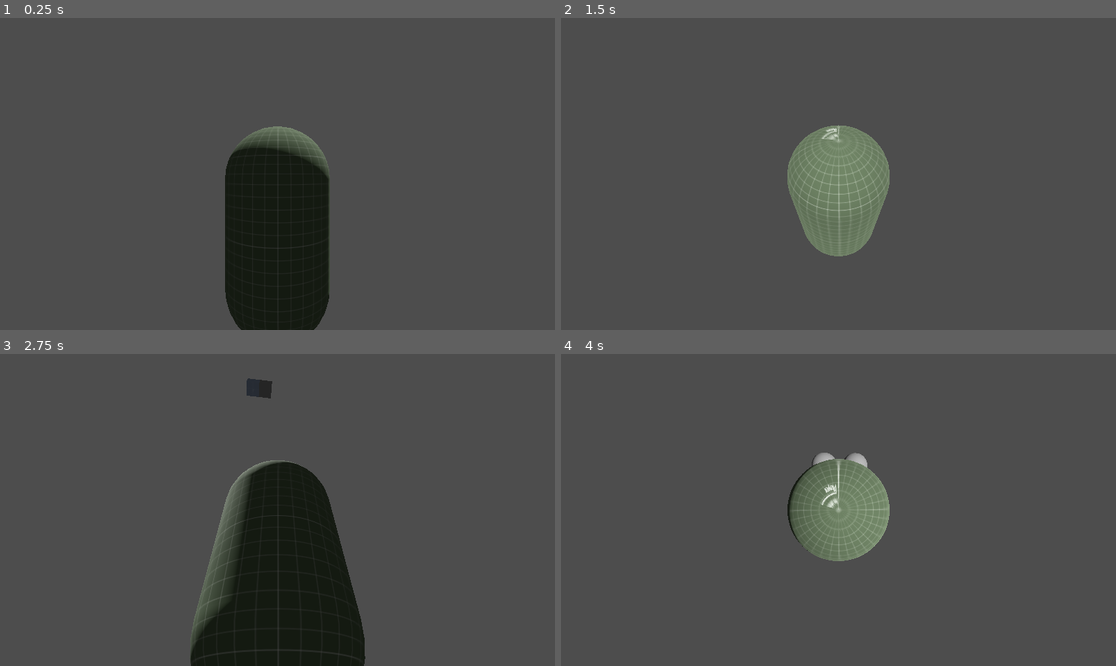
Above: before the commit, frames 1-4 (two rows, left to right).
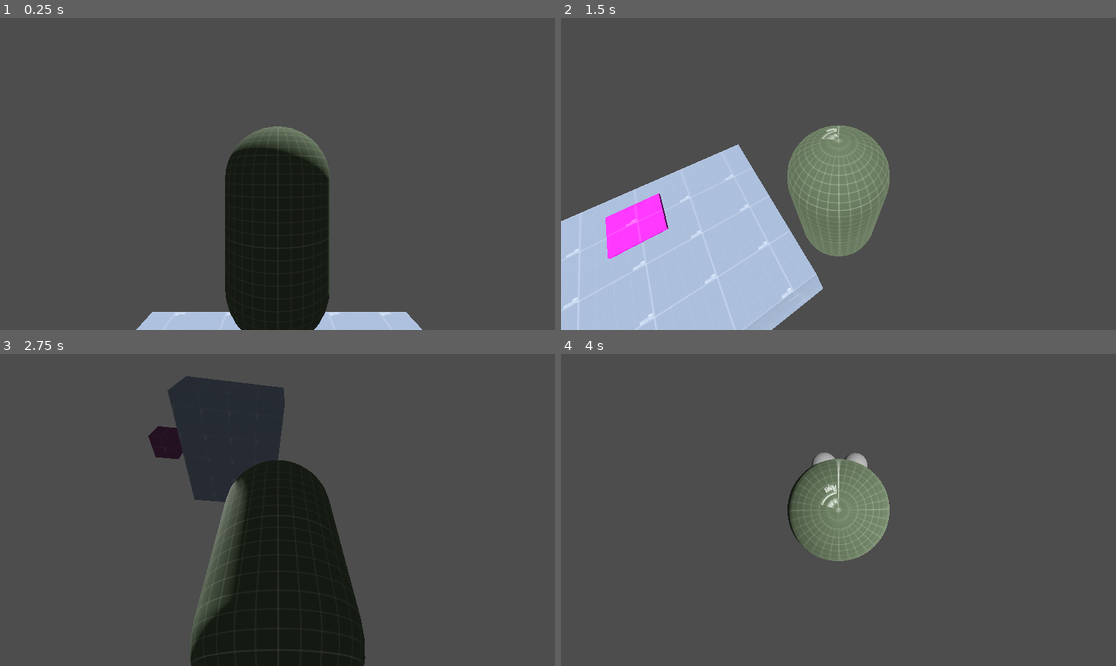
Above: after the commit, the same moments.

Repository: FoxSpellCaster/Lucifuga
Game: Godot game, scene res://scenes/lobby.tscn
The game is run twice, just before and just after one commit, with the same random seed, the same clock (stepped at 60 frames per second) and the same inputs. Before the commit the project starts from res://lobby.tscn.
Inputs (mouse positions are in pixels of both pictures, inside the frame that each line leads up to):
- Up to frame 1 (0.25 s): no input
- Up to frame 2 (1.5 s): tap Enter (ui_accept) at 0.5, 0.77 s; move the mouse to (960, 158) at 0.52 s; hold D (right) 0.53-1.25 s; click (960, 158) at 0.67 s; drag from (727, 189) to (810, 236) at 1.27 s
- Up to frame 3 (2.75 s): move the mouse to (333, 441) at 2.02 s; hold D (right) from 2.03 s (still down)
- Up to frame 4 (4 s): release D (right) at 2.75 s; drag from (810, 572) to (672, 463) at 2.77 s; move the mouse to (1005, 556) at 3.52 s; hold A (left) from 3.53 s (still down); tap Enter (ui_accept) at 3.77 s

The runs differ from the first frame. In frame 1, 1.9% of the frame differs, in the area x 24-77%, y 94-100%; in frame 2, 20%, in the area x 0-48%, y 40-100%; in frame 3, 6.6%; in frame 4, less than 0.1%.

Commit message:
Various Cleaning

Diff:
--- a/lobby.tscn
+++ /dev/null
@@ -1,32 +0,0 @@
-[gd_scene load_steps=4 format=3 uid="uid://cdcnpm8utss6e"]
-
-[ext_resource type="Material" uid="uid://cw14kv0bgoxue" path="res://floor_standard_material_3d.tres" id="1_vn3mg"]
-[ext_resource type="PackedScene" uid="uid://i8uq2ym555l8" path="res://player.tscn" id="3_l5v8t"]
-
-[sub_resource type="Environment" id="Environment_53h1e"]
-sdfgi_enabled = true
-volumetric_fog_enabled = true
-volumetric_fog_emission = Color(0.424762, 0.606788, 1, 1)
-
-[node name="World_Lobby" type="Node3D"]
-
-[node name="DirectionalLight3D" type="DirectionalLight3D" parent="."]
-transform = Transform3D(-0.866023, -0.433016, 0.250001, 0, 0.499998, 0.866027, -0.500003, 0.749999, -0.43301, 0, 29.7746, -14.8424)
-shadow_enabled = true
-
-[node name="WorldEnvironment" type="WorldEnvironment" parent="."]
-environment = SubResource("Environment_53h1e")
-
-[node name="CSGCombiner3D" type="CSGCombiner3D" parent="WorldEnvironment"]
-transform = Transform3D(1, 0, 0, 0, 1, 0, 0, 0, 1, 0.0321525, 3.45354, 0)
-snap = 0.01
-use_collision = true
-
-[node name="Floor" type="CSGBox3D" parent="WorldEnvironment/CSGCombiner3D"]
-material = ExtResource("1_vn3mg")
-
-[node name="CSGBox3D" type="CSGBox3D" parent="WorldEnvironment/CSGCombiner3D"]
-transform = Transform3D(1, 0, 0, 0, 1, 0, 0, 0, 1, 0, 0, 1)
-
-[node name="Player" parent="." instance=ExtResource("3_l5v8t")]
-transform = Transform3D(1, 0, 0, 0, 1, 0, 0, 0, 1, 0, 6.95354, 0)
--- a/project.godot
+++ b/project.godot
@@ -13,7 +13,7 @@
 config/name="Project DarkWorld"
 config/description="Created by FoxSpellCaster"
 config/tags=PackedStringArray("alpha")
-run/main_scene="res://lobby.tscn"
+run/main_scene="res://scenes/lobby.tscn"
 config/features=PackedStringArray("4.3", "Forward Plus")
 boot_splash/show_image=false
 boot_splash/fullsize=false
--- /dev/null
+++ b/scenes/lobby.tscn
@@ -0,0 +1,46 @@
+[gd_scene load_steps=7 format=3 uid="uid://cdcnpm8utss6e"]
+
+[ext_resource type="Material" uid="uid://cw14kv0bgoxue" path="res://textures/materials/floor_standard_material_3d.tres" id="1_vn3mg"]
+[ext_resource type="Texture2D" uid="uid://cli8auuh76afs" path="res://textures/grid/Project DarkWorld_Spawn.png" id="2_opdtm"]
+[ext_resource type="Material" uid="uid://y4w2brf27ta6" path="res://textures/materials/stairs_standard_material_3d.tres" id="3_eoov5"]
+[ext_resource type="PackedScene" uid="uid://i8uq2ym555l8" path="res://scenes/player.tscn" id="3_l5v8t"]
+
+[sub_resource type="Environment" id="Environment_53h1e"]
+sdfgi_enabled = true
+volumetric_fog_enabled = true
+volumetric_fog_emission = Color(0.424762, 0.606788, 1, 1)
+
+[sub_resource type="StandardMaterial3D" id="StandardMaterial3D_85fw8"]
+albedo_texture = ExtResource("2_opdtm")
+uv1_triplanar = true
+uv1_world_triplanar = true
+
+[node name="World_Lobby" type="Node3D"]
+
+[node name="DirectionalLight3D" type="DirectionalLight3D" parent="."]
+transform = Transform3D(-0.866023, -0.433016, 0.250001, 0, 0.499998, 0.866027, -0.500003, 0.749999, -0.43301, 0, 29.7746, -14.8424)
+shadow_enabled = true
+
+[node name="WorldEnvironment" type="WorldEnvironment" parent="."]
+environment = SubResource("Environment_53h1e")
+
+[node name="CSGCombiner3D" type="CSGCombiner3D" parent="WorldEnvironment"]
+transform = Transform3D(1, 0, 0, 0, 1, 0, 0, 0, 1, 0.0321525, 3.45354, 0)
+snap = 0.01
+use_collision = true
+
+[node name="Floor" type="CSGBox3D" parent="WorldEnvironment/CSGCombiner3D"]
+size = Vector3(5, 2, 4)
+material = ExtResource("1_vn3mg")
+
+[node name="Spawn Platform" type="CSGBox3D" parent="WorldEnvironment/CSGCombiner3D"]
+transform = Transform3D(1, 0, 0, 0, 1, 0, 0, 0, 1, 0, 1, 1)
+size = Vector3(1, 0.1, 1)
+material = SubResource("StandardMaterial3D_85fw8")
+
+[node name="Stairs" type="CSGBox3D" parent="WorldEnvironment/CSGCombiner3D"]
+transform = Transform3D(1, 0, 0, 0, 1, 0, 0, 0, 1, 0, 0, -3)
+material = ExtResource("3_eoov5")
+
+[node name="Player" parent="." instance=ExtResource("3_l5v8t")]
+transform = Transform3D(1, 0, 0, 0, 1, 0, 0, 0, 1, 0, 6.95354, 0)
--- /dev/null
+++ b/scenes/mesh_library.tscn
@@ -0,0 +1,3 @@
+[gd_scene format=3 uid="uid://ocegv3wa7chp"]
+
+[node name="mesh_library" type="Node3D"]
--- a/player.tscn
+++ b/scenes/player.tscn
@@ -1,7 +1,7 @@
 [gd_scene load_steps=8 format=3 uid="uid://i8uq2ym555l8"]
 
-[ext_resource type="Script" path="res://player.gd" id="1_pwwmi"]
-[ext_resource type="Texture2D" uid="uid://4ddk14owdlc7" path="res://textures/Project DarkWorld_Player.png" id="2_pmx10"]
+[ext_resource type="Script" path="res://scripts/player.gd" id="1_pwwmi"]
+[ext_resource type="Texture2D" uid="uid://4ddk14owdlc7" path="res://textures/grid/Project DarkWorld_Player.png" id="2_pmx10"]
 
 [sub_resource type="StandardMaterial3D" id="StandardMaterial3D_oxkog"]
 albedo_texture = ExtResource("2_pmx10")
--- a/floor_standard_material_3d.tres
+++ b/textures/materials/floor_standard_material_3d.tres
@@ -1,6 +1,6 @@
 [gd_resource type="StandardMaterial3D" load_steps=2 format=3 uid="uid://cw14kv0bgoxue"]
 
-[ext_resource type="Texture2D" uid="uid://b5y422nll8m8j" path="res://textures/Project DarkWorld_Floor.png" id="1_bf0ya"]
+[ext_resource type="Texture2D" uid="uid://b5y422nll8m8j" path="res://textures/grid/Project DarkWorld_Floor.png" id="1_bf0ya"]
 
 [resource]
 albedo_texture = ExtResource("1_bf0ya")
--- /dev/null
+++ b/textures/materials/stairs_standard_material_3d.tres
@@ -0,0 +1,8 @@
+[gd_resource type="StandardMaterial3D" load_steps=2 format=3 uid="uid://y4w2brf27ta6"]
+
+[ext_resource type="Texture2D" uid="uid://bo6fhoh0d0jpw" path="res://textures/grid/Project DarkWorld_Stairs.png" id="1_vb3f7"]
+
+[resource]
+albedo_texture = ExtResource("1_vb3f7")
+uv1_triplanar = true
+uv1_world_triplanar = true
Renamed: Player.gd -> scripts/player.gd
Renamed: Textures/Project DarkWorld_Cape.png -> textures/grid/Project DarkWorld_Cape.png
Not shown, changed: textures/grid/Project DarkWorld_Cape.png.import
Renamed: Textures/Project DarkWorld_Card.png -> textures/grid/Project DarkWorld_Card.png
Not shown, changed: textures/grid/Project DarkWorld_Card.png.import
Renamed: Textures/Project DarkWorld_Door.png -> textures/grid/Project DarkWorld_Door.png
Not shown, changed: textures/grid/Project DarkWorld_Door.png.import
Renamed: Textures/Project DarkWorld_Floor.png -> textures/grid/Project DarkWorld_Floor.png
Not shown, changed: textures/grid/Project DarkWorld_Floor.png.import
Renamed: Textures/Project DarkWorld_Grass.png -> textures/grid/Project DarkWorld_Grass.png
Not shown, changed: textures/grid/Project DarkWorld_Grass.png.import
Renamed: Textures/Project DarkWorld_Player.png -> textures/grid/Project DarkWorld_Player.png
(and 9 more such lines)
